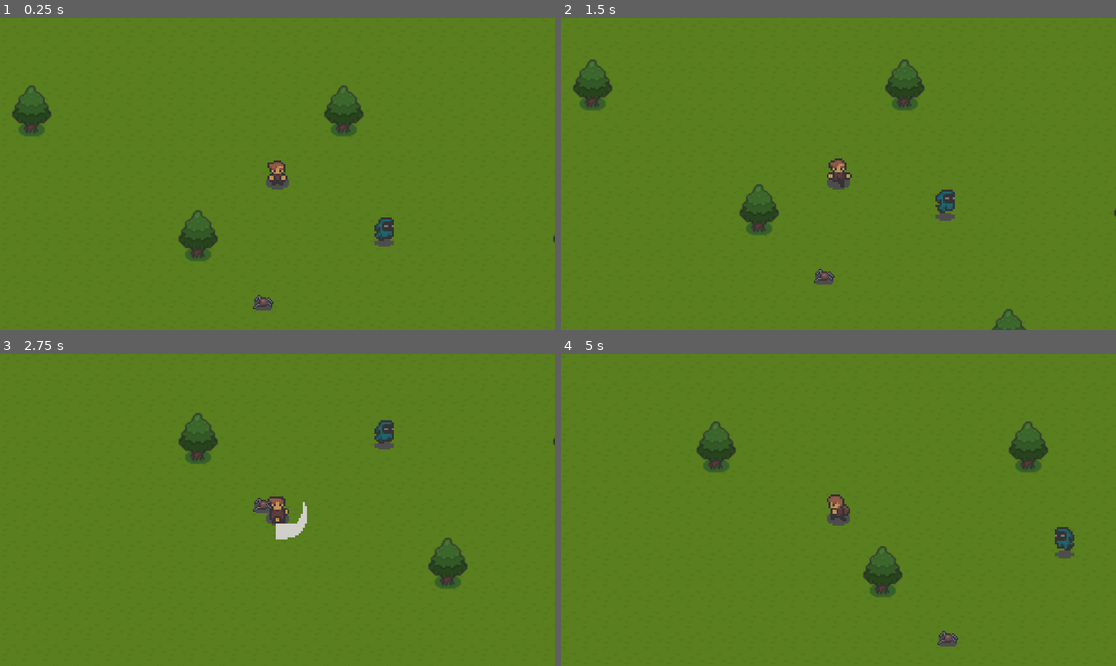
Above: before the commit, frames 1-4 (two rows, left to right).
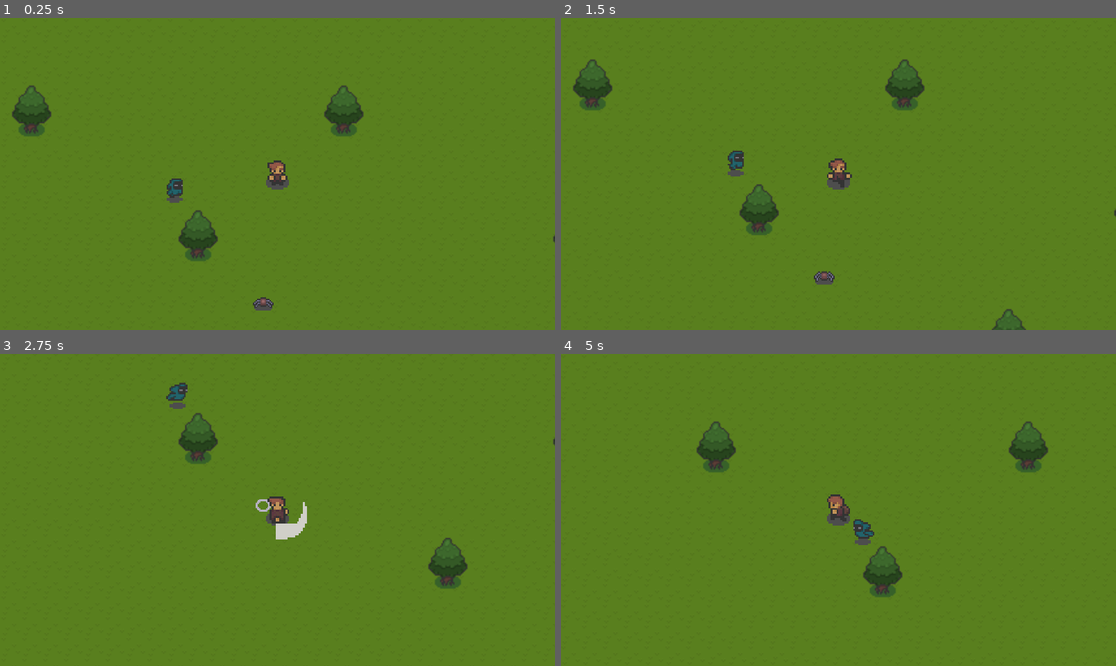
Above: after the commit, the same moments.

Repository: lgraham076/topdownadventurer
Game: Godot game, scene res://scenes/game.tscn
Same seed, same stepped clock (60 frames per second), same inputs: the game is played once before the commit and once after it.
Inputs:
- Up to frame 1 (0.25 s): no input
- Up to frame 2 (1.5 s): hold Right (move_right) 0.53-1.28 s; hold Space (attack) 0.53-1.28 s; hold Down (move_down) from 1.28 s (still down); tap Space (attack) at 1.35 s
- Up to frame 3 (2.75 s): release Down (move_down) at 2.03 s; hold Right (move_right) from 2.03 s (still down); hold Space (attack) from 2.03 s (still down)
- Up to frame 4 (5 s): release Right (move_right) at 2.78 s; release Space (attack) at 2.78 s; hold Up (move_up) 2.78-3.53 s; tap Space (attack) at 2.85, 4.35 s; hold Space (attack) 3.53-4.28 s; hold Left (move_left) from 3.53 s (still down)

The runs differ from the first frame. In frame 1, 0.5% of the frame differs, in the area x 30-71%, y 51-94%; in frame 2, 0.5%; in frame 3, 0.6%; in frame 4, 0.7%, in the area x 52-93%, y 53-94%.

Commit message:
Recreated broken phantom scene and added logic to spider

Diff:
--- a/scenes/enemies/phantom.tscn
+++ b/scenes/enemies/phantom.tscn
@@ -1,195 +1,195 @@
-[gd_scene load_steps=59 format=3 uid="uid://djxf4x73mkp17"]
-
-[ext_resource type="Texture2D" uid="uid://rjq5us16jg7r" path="res://assets/Enemies/Phantom/phantom_death_anim_left_strip_8.png" id="1_km5ia"]
-[ext_resource type="Script" uid="uid://dqhhbbna0tbey" path="res://scripts/phantom.gd" id="1_yynti"]
-[ext_resource type="Texture2D" uid="uid://d0evv7ngm1bps" path="res://assets/Enemies/Phantom/phantom_death_anim_right_strip_8.png" id="2_m1a4o"]
-[ext_resource type="Texture2D" uid="uid://ee25eollwoq2" path="res://assets/Enemies/Phantom/phantom_hit_anim_left_strip_4.png" id="3_7dvp0"]
-[ext_resource type="Texture2D" uid="uid://i1g14hpilhyk" path="res://assets/Enemies/Phantom/phantom_hit_anim_right_strip_4.png" id="4_l72iv"]
-[ext_resource type="Texture2D" uid="uid://c3as13opsjujf" path="res://assets/Enemies/Phantom/phantom_idle_anim_left_strip_4.png" id="5_ka4lj"]
-[ext_resource type="Texture2D" uid="uid://ce2igujglu8e3" path="res://assets/Enemies/Phantom/phantom_idle_anim_right_strip_4.png" id="6_fq0yn"]
-[ext_resource type="Texture2D" uid="uid://b176r4jkeqhee" path="res://assets/Enemies/Phantom/phantom_run_anim_left_strip_6.png" id="7_h7o4l"]
-[ext_resource type="Texture2D" uid="uid://j5psybs8prs6" path="res://assets/Enemies/Phantom/phantom_run_anim_right_strip_6.png" id="8_ujupw"]
-[ext_resource type="PackedScene" uid="uid://inmqvvwb8shc" path="res://scenes/utils/hitbox.tscn" id="9_xnr1u"]
-[ext_resource type="Script" uid="uid://cm12jcsokry51" path="res://scripts/utils/states/statemachine.gd" id="11_8acfs"]
-[ext_resource type="Script" uid="uid://cmexo0io648sh" path="res://scripts/utils/states/wander.gd" id="12_0ncig"]
+[gd_scene load_steps=59 format=3 uid="uid://d0olfvqnkosdn"]
+
+[ext_resource type="Script" uid="uid://dqhhbbna0tbey" path="res://scripts/enemy.gd" id="1_17iiw"]
+[ext_resource type="Texture2D" uid="uid://rjq5us16jg7r" path="res://assets/Enemies/Phantom/phantom_death_anim_left_strip_8.png" id="2_pw5q5"]
+[ext_resource type="Texture2D" uid="uid://d0evv7ngm1bps" path="res://assets/Enemies/Phantom/phantom_death_anim_right_strip_8.png" id="3_hk07b"]
+[ext_resource type="Texture2D" uid="uid://ee25eollwoq2" path="res://assets/Enemies/Phantom/phantom_hit_anim_left_strip_4.png" id="4_38f3a"]
+[ext_resource type="Texture2D" uid="uid://i1g14hpilhyk" path="res://assets/Enemies/Phantom/phantom_hit_anim_right_strip_4.png" id="5_0012s"]
+[ext_resource type="Texture2D" uid="uid://c3as13opsjujf" path="res://assets/Enemies/Phantom/phantom_idle_anim_left_strip_4.png" id="6_bujry"]
+[ext_resource type="Texture2D" uid="uid://ce2igujglu8e3" path="res://assets/Enemies/Phantom/phantom_idle_anim_right_strip_4.png" id="7_1smss"]
+[ext_resource type="Texture2D" uid="uid://b176r4jkeqhee" path="res://assets/Enemies/Phantom/phantom_run_anim_left_strip_6.png" id="8_85wti"]
+[ext_resource type="Texture2D" uid="uid://j5psybs8prs6" path="res://assets/Enemies/Phantom/phantom_run_anim_right_strip_6.png" id="9_elmiu"]
+[ext_resource type="Script" uid="uid://bueubrlel5o3d" path="res://scripts/utils/hitbox.gd" id="10_w38lf"]
+[ext_resource type="Script" uid="uid://cm12jcsokry51" path="res://scripts/utils/states/statemachine.gd" id="11_nsrkx"]
+[ext_resource type="Script" uid="uid://cmexo0io648sh" path="res://scripts/utils/states/wander.gd" id="12_ulb2h"]
 
 [sub_resource type="AtlasTexture" id="AtlasTexture_xt725"]
-atlas = ExtResource("1_km5ia")
+atlas = ExtResource("2_pw5q5")
 region = Rect2(0, 0, 16, 16)
 
 [sub_resource type="AtlasTexture" id="AtlasTexture_m4y2t"]
-atlas = ExtResource("1_km5ia")
+atlas = ExtResource("2_pw5q5")
 region = Rect2(16, 0, 16, 16)
 
 [sub_resource type="AtlasTexture" id="AtlasTexture_eubcx"]
-atlas = ExtResource("1_km5ia")
+atlas = ExtResource("2_pw5q5")
 region = Rect2(32, 0, 16, 16)
 
 [sub_resource type="AtlasTexture" id="AtlasTexture_rv5mu"]
-atlas = ExtResource("1_km5ia")
+atlas = ExtResource("2_pw5q5")
 region = Rect2(48, 0, 16, 16)
 
 [sub_resource type="AtlasTexture" id="AtlasTexture_5jnmh"]
-atlas = ExtResource("1_km5ia")
+atlas = ExtResource("2_pw5q5")
 region = Rect2(64, 0, 16, 16)
 
 [sub_resource type="AtlasTexture" id="AtlasTexture_x1gfn"]
-atlas = ExtResource("1_km5ia")
+atlas = ExtResource("2_pw5q5")
 region = Rect2(80, 0, 16, 16)
 
 [sub_resource type="AtlasTexture" id="AtlasTexture_bkt5u"]
-atlas = ExtResource("1_km5ia")
+atlas = ExtResource("2_pw5q5")
 region = Rect2(96, 0, 16, 16)
 
 [sub_resource type="AtlasTexture" id="AtlasTexture_sb7u6"]
-atlas = ExtResource("1_km5ia")
+atlas = ExtResource("2_pw5q5")
 region = Rect2(112, 0, 16, 16)
 
 [sub_resource type="AtlasTexture" id="AtlasTexture_wqnp1"]
-atlas = ExtResource("2_m1a4o")
+atlas = ExtResource("3_hk07b")
 region = Rect2(0, 0, 16, 16)
 
 [sub_resource type="AtlasTexture" id="AtlasTexture_o00dh"]
-atlas = ExtResource("2_m1a4o")
+atlas = ExtResource("3_hk07b")
 region = Rect2(16, 0, 16, 16)
 
 [sub_resource type="AtlasTexture" id="AtlasTexture_aw6ac"]
-atlas = ExtResource("2_m1a4o")
+atlas = ExtResource("3_hk07b")
 region = Rect2(32, 0, 16, 16)
 
 [sub_resource type="AtlasTexture" id="AtlasTexture_githy"]
-atlas = ExtResource("2_m1a4o")
+atlas = ExtResource("3_hk07b")
 region = Rect2(48, 0, 16, 16)
 
 [sub_resource type="AtlasTexture" id="AtlasTexture_saa25"]
-atlas = ExtResource("2_m1a4o")
+atlas = ExtResource("3_hk07b")
 region = Rect2(64, 0, 16, 16)
 
 [sub_resource type="AtlasTexture" id="AtlasTexture_mr21i"]
-atlas = ExtResource("2_m1a4o")
+atlas = ExtResource("3_hk07b")
 region = Rect2(80, 0, 16, 16)
 
 [sub_resource type="AtlasTexture" id="AtlasTexture_ixv31"]
-atlas = ExtResource("2_m1a4o")
+atlas = ExtResource("3_hk07b")
 region = Rect2(96, 0, 16, 16)
 
 [sub_resource type="AtlasTexture" id="AtlasTexture_yuuyw"]
-atlas = ExtResource("2_m1a4o")
+atlas = ExtResource("3_hk07b")
 region = Rect2(112, 0, 16, 16)
 
 [sub_resource type="AtlasTexture" id="AtlasTexture_1ebmq"]
-atlas = ExtResource("3_7dvp0")
+atlas = ExtResource("4_38f3a")
 region = Rect2(0, 0, 16, 16)
 
 [sub_resource type="AtlasTexture" id="AtlasTexture_e242w"]
-atlas = ExtResource("3_7dvp0")
+atlas = ExtResource("4_38f3a")
 region = Rect2(16, 0, 16, 16)
 
 [sub_resource type="AtlasTexture" id="AtlasTexture_ui3il"]
-atlas = ExtResource("3_7dvp0")
+atlas = ExtResource("4_38f3a")
 region = Rect2(32, 0, 16, 16)
 
 [sub_resource type="AtlasTexture" id="AtlasTexture_gf8h5"]
-atlas = ExtResource("3_7dvp0")
+atlas = ExtResource("4_38f3a")
 region = Rect2(48, 0, 16, 16)
 
 [sub_resource type="AtlasTexture" id="AtlasTexture_cy537"]
-atlas = ExtResource("4_l72iv")
+atlas = ExtResource("5_0012s")
 region = Rect2(0, 0, 16, 16)
 
 [sub_resource type="AtlasTexture" id="AtlasTexture_f8i8o"]
-atlas = ExtResource("4_l72iv")
+atlas = ExtResource("5_0012s")
 region = Rect2(16, 0, 16, 16)
 
 [sub_resource type="AtlasTexture" id="AtlasTexture_vakps"]
-atlas = ExtResource("4_l72iv")
+atlas = ExtResource("5_0012s")
 region = Rect2(32, 0, 16, 16)
 
 [sub_resource type="AtlasTexture" id="AtlasTexture_27lqk"]
-atlas = ExtResource("4_l72iv")
+atlas = ExtResource("5_0012s")
 region = Rect2(48, 0, 16, 16)
 
 [sub_resource type="AtlasTexture" id="AtlasTexture_kiciu"]
-atlas = ExtResource("5_ka4lj")
+atlas = ExtResource("6_bujry")
 region = Rect2(0, 0, 16, 16)
 
 [sub_resource type="AtlasTexture" id="AtlasTexture_38ii3"]
-atlas = ExtResource("5_ka4lj")
+atlas = ExtResource("6_bujry")
 region = Rect2(16, 0, 16, 16)
 
 [sub_resource type="AtlasTexture" id="AtlasTexture_ek00w"]
-atlas = ExtResource("5_ka4lj")
+atlas = ExtResource("6_bujry")
 region = Rect2(32, 0, 16, 16)
 
 [sub_resource type="AtlasTexture" id="AtlasTexture_4i8s2"]
-atlas = ExtResource("5_ka4lj")
+atlas = ExtResource("6_bujry")
 region = Rect2(48, 0, 16, 16)
 
 [sub_resource type="AtlasTexture" id="AtlasTexture_na230"]
-atlas = ExtResource("6_fq0yn")
+atlas = ExtResource("7_1smss")
 region = Rect2(0, 0, 16, 16)
 
 [sub_resource type="AtlasTexture" id="AtlasTexture_udj04"]
-atlas = ExtResource("6_fq0yn")
+atlas = ExtResource("7_1smss")
 region = Rect2(16, 0, 16, 16)
 
 [sub_resource type="AtlasTexture" id="AtlasTexture_iujvm"]
-atlas = ExtResource("6_fq0yn")
+atlas = ExtResource("7_1smss")
 region = Rect2(32, 0, 16, 16)
 
 [sub_resource type="AtlasTexture" id="AtlasTexture_l35du"]
-atlas = ExtResource("6_fq0yn")
+atlas = ExtResource("7_1smss")
 region = Rect2(48, 0, 16, 16)
 
 [sub_resource type="AtlasTexture" id="AtlasTexture_g0w47"]
-atlas = ExtResource("7_h7o4l")
+atlas = ExtResource("8_85wti")
 region = Rect2(0, 0, 16, 16)
 
 [sub_resource type="AtlasTexture" id="AtlasTexture_fcuu2"]
-atlas = ExtResource("7_h7o4l")
+atlas = ExtResource("8_85wti")
 region = Rect2(16, 0, 16, 16)
 
 [sub_resource type="AtlasTexture" id="AtlasTexture_7faj8"]
-atlas = ExtResource("7_h7o4l")
+atlas = ExtResource("8_85wti")
 region = Rect2(32, 0, 16, 16)
 
 [sub_resource type="AtlasTexture" id="AtlasTexture_b23o1"]
-atlas = ExtResource("7_h7o4l")
+atlas = ExtResource("8_85wti")
 region = Rect2(48, 0, 16, 16)
 
 [sub_resource type="AtlasTexture" id="AtlasTexture_hkw7g"]
-atlas = ExtResource("7_h7o4l")
+atlas = ExtResource("8_85wti")
 region = Rect2(64, 0, 16, 16)
 
 [sub_resource type="AtlasTexture" id="AtlasTexture_vj0f0"]
-atlas = ExtResource("7_h7o4l")
+atlas = ExtResource("8_85wti")
 region = Rect2(80, 0, 16, 16)
 
 [sub_resource type="AtlasTexture" id="AtlasTexture_f44g1"]
-atlas = ExtResource("8_ujupw")
+atlas = ExtResource("9_elmiu")
 region = Rect2(0, 0, 16, 16)
 
 [sub_resource type="AtlasTexture" id="AtlasTexture_dvagv"]
-atlas = ExtResource("8_ujupw")
+atlas = ExtResource("9_elmiu")
 region = Rect2(16, 0, 16, 16)
 
 [sub_resource type="AtlasTexture" id="AtlasTexture_ek1fv"]
-atlas = ExtResource("8_ujupw")
+atlas = ExtResource("9_elmiu")
 region = Rect2(32, 0, 16, 16)
 
 [sub_resource type="AtlasTexture" id="AtlasTexture_5xq7n"]
-atlas = ExtResource("8_ujupw")
+atlas = ExtResource("9_elmiu")
 region = Rect2(48, 0, 16, 16)
 
 [sub_resource type="AtlasTexture" id="AtlasTexture_g3eif"]
-atlas = ExtResource("8_ujupw")
+atlas = ExtResource("9_elmiu")
 region = Rect2(64, 0, 16, 16)
 
 [sub_resource type="AtlasTexture" id="AtlasTexture_xwjrf"]
-atlas = ExtResource("8_ujupw")
+atlas = ExtResource("9_elmiu")
 region = Rect2(80, 0, 16, 16)
 
-[sub_resource type="SpriteFrames" id="SpriteFrames_jd862"]
+[sub_resource type="SpriteFrames" id="SpriteFrames_x36dh"]
 animations = [{
 "frames": [{
 "duration": 1.0,
@@ -364,31 +364,35 @@
 "speed": 5.0
 }]
 
-[sub_resource type="CircleShape2D" id="CircleShape2D_4dvop"]
+[sub_resource type="CircleShape2D" id="CircleShape2D_pwtpv"]
 radius = 6.0
 
-[node name="Phantom" type="CharacterBody2D" node_paths=PackedStringArray("sprite")]
+[node name="Phantom2" type="CharacterBody2D" node_paths=PackedStringArray("sprite")]
 texture_filter = 1
-script = ExtResource("1_yynti")
+script = ExtResource("1_17iiw")
 sprite = NodePath("AnimatedSprite2D")
 
 [node name="AnimatedSprite2D" type="AnimatedSprite2D" parent="."]
-sprite_frames = SubResource("SpriteFrames_jd862")
-animation = &"hit_right"
-
-[node name="Hitbox" parent="." instance=ExtResource("9_xnr1u")]
+sprite_frames = SubResource("SpriteFrames_x36dh")
+animation = &"run_left"
+frame = 5
+frame_progress = 1.0
+
+[node name="Hitbox" type="Area2D" parent="."]
+script = ExtResource("10_w38lf")
 hp = 3
+metadata/_custom_type_script = "uid://bueubrlel5o3d"
 
 [node name="CollisionShape2D" type="CollisionShape2D" parent="Hitbox"]
 position = Vector2(0, -1)
-shape = SubResource("CircleShape2D_4dvop")
+shape = SubResource("CircleShape2D_pwtpv")
 
 [node name="StateMachine" type="Node" parent="." node_paths=PackedStringArray("initial_state")]
-script = ExtResource("11_8acfs")
+script = ExtResource("11_nsrkx")
 initial_state = NodePath("Wander")
 metadata/_custom_type_script = "uid://cm12jcsokry51"
 
 [node name="Wander" type="Node" parent="StateMachine" node_paths=PackedStringArray("enemy")]
-script = ExtResource("12_0ncig")
+script = ExtResource("12_ulb2h")
 enemy = NodePath("../..")
 metadata/_custom_type_script = "uid://cmexo0io648sh"
--- a/scenes/enemies/spider.tscn
+++ b/scenes/enemies/spider.tscn
@@ -1,5 +1,6 @@
-[gd_scene load_steps=30 format=3 uid="uid://co2mo2viaheoh"]
-
+[gd_scene load_steps=31 format=3 uid="uid://co2mo2viaheoh"]
+
+[ext_resource type="Script" uid="uid://dqhhbbna0tbey" path="res://scripts/enemy.gd" id="1_5s4wc"]
 [ext_resource type="Texture2D" uid="uid://ccd6782stn7pp" path="res://assets/Enemies/Spider/spider_death_anim_all_dir_strip_8.png" id="1_8u018"]
 [ext_resource type="Texture2D" uid="uid://6ycefwm4l5xt" path="res://assets/Enemies/Spider/spider_hit_anim_all_dir_strip_4.png" id="2_hrxw3"]
 [ext_resource type="Texture2D" uid="uid://d2gifp858mmd" path="res://assets/Enemies/Spider/spider_idle_anim_all_dir_strip_4.png" id="3_mysqn"]
@@ -115,8 +116,37 @@
 "duration": 1.0,
 "texture": SubResource("AtlasTexture_6pjw4")
 }],
-"loop": true,
-"name": &"death",
+"loop": false,
+"name": &"death_left",
+"speed": 5.0
+}, {
+"frames": [{
+"duration": 1.0,
+"texture": SubResource("AtlasTexture_4kbua")
+}, {
+"duration": 1.0,
+"texture": SubResource("AtlasTexture_2c1mv")
+}, {
+"duration": 1.0,
+"texture": SubResource("AtlasTexture_yw8bv")
+}, {
+"duration": 1.0,
+"texture": SubResource("AtlasTexture_s2hp1")
+}, {
+"duration": 1.0,
+"texture": SubResource("AtlasTexture_l4qeg")
+}, {
+"duration": 1.0,
+"texture": SubResource("AtlasTexture_v1s2y")
+}, {
+"duration": 1.0,
+"texture": SubResource("AtlasTexture_tck8a")
+}, {
+"duration": 1.0,
+"texture": SubResource("AtlasTexture_6pjw4")
+}],
+"loop": false,
+"name": &"death_right",
 "speed": 5.0
 }, {
 "frames": [{
@@ -132,8 +162,25 @@
 "duration": 1.0,
 "texture": SubResource("AtlasTexture_gbi3u")
 }],
-"loop": true,
-"name": &"hit",
+"loop": false,
+"name": &"hit_left",
+"speed": 5.0
+}, {
+"frames": [{
+"duration": 1.0,
+"texture": SubResource("AtlasTexture_2guai")
+}, {
+"duration": 1.0,
+"texture": SubResource("AtlasTexture_2npcg")
+}, {
+"duration": 1.0,
+"texture": SubResource("AtlasTexture_k21la")
+}, {
+"duration": 1.0,
+"texture": SubResource("AtlasTexture_gbi3u")
+}],
+"loop": false,
+"name": &"hit_right",
 "speed": 5.0
 }, {
 "frames": [{
@@ -149,8 +196,25 @@
 "duration": 1.0,
 "texture": SubResource("AtlasTexture_xb6ud")
 }],
-"loop": true,
-"name": &"idle",
+"loop": false,
+"name": &"idle_left",
+"speed": 5.0
+}, {
+"frames": [{
+"duration": 1.0,
+"texture": SubResource("AtlasTexture_genn7")
+}, {
+"duration": 1.0,
+"texture": SubResource("AtlasTexture_6pi0g")
+}, {
+"duration": 1.0,
+"texture": SubResource("AtlasTexture_vxro7")
+}, {
+"duration": 1.0,
+"texture": SubResource("AtlasTexture_xb6ud")
+}],
+"loop": false,
+"name": &"idle_right",
 "speed": 5.0
 }, {
 "frames": [{
@@ -166,27 +230,46 @@
 "duration": 1.0,
 "texture": SubResource("AtlasTexture_658ou")
 }],
-"loop": true,
-"name": &"run",
+"loop": false,
+"name": &"run_left",
+"speed": 5.0
+}, {
+"frames": [{
+"duration": 1.0,
+"texture": SubResource("AtlasTexture_7ttmf")
+}, {
+"duration": 1.0,
+"texture": SubResource("AtlasTexture_6avc6")
+}, {
+"duration": 1.0,
+"texture": SubResource("AtlasTexture_teh7c")
+}, {
+"duration": 1.0,
+"texture": SubResource("AtlasTexture_658ou")
+}],
+"loop": false,
+"name": &"run_right",
 "speed": 5.0
 }]
 
 [sub_resource type="CircleShape2D" id="CircleShape2D_4dvop"]
 radius = 6.0
 
-[node name="Spider" type="CharacterBody2D"]
+[node name="Spider" type="CharacterBody2D" node_paths=PackedStringArray("sprite")]
+script = ExtResource("1_5s4wc")
+sprite = NodePath("AnimatedSprite2D")
+metadata/_custom_type_script = "uid://dqhhbbna0tbey"
 
 [node name="AnimatedSprite2D" type="AnimatedSprite2D" parent="."]
 texture_filter = 1
 sprite_frames = SubResource("SpriteFrames_sa813")
-animation = &"run"
-frame_progress = 0.189464
-
-[node name="Hitbox" type="Area2D" parent="AnimatedSprite2D"]
+animation = &"death_right"
+
+[node name="Hitbox" type="Area2D" parent="."]
 script = ExtResource("5_mf3vg")
 metadata/_custom_type_script = "uid://bueubrlel5o3d"
 
-[node name="CollisionShape2D" type="CollisionShape2D" parent="AnimatedSprite2D/Hitbox"]
+[node name="CollisionShape2D" type="CollisionShape2D" parent="Hitbox"]
 position = Vector2(0, -1)
 shape = SubResource("CircleShape2D_4dvop")
 
--- a/scenes/game.tscn
+++ b/scenes/game.tscn
@@ -17,9 +17,9 @@
 
 [node name="MainTown" parent="." instance=ExtResource("2_rffa8")]
 
-[node name="Phantom" parent="." instance=ExtResource("3_46tuf")]
-position = Vector2(423, 228)
-scale = Vector2(1.5, 1.5)
-
 [node name="Spider2" parent="." instance=ExtResource("4_lbhrr")]
 position = Vector2(330, 283)
+
+[node name="Phantom2" parent="." instance=ExtResource("5_iywne")]
+position = Vector2(262, 196)
+scale = Vector2(1.25, 1.25)
Not shown: 1 places in scenes/game.tscn that only renumber resources
Renamed: scripts/phantom.gd -> scripts/enemy.gd
Renamed: scripts/phantom.gd.uid -> scripts/enemy.gd.uid
